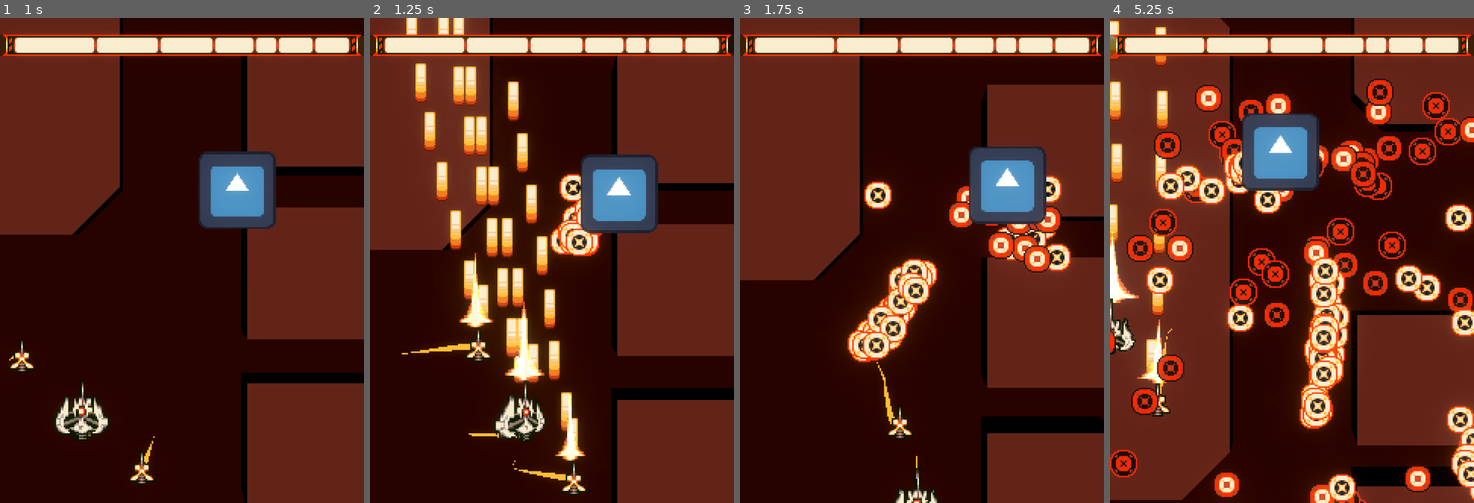
Above: before the commit, frames 1-4 (left to right).
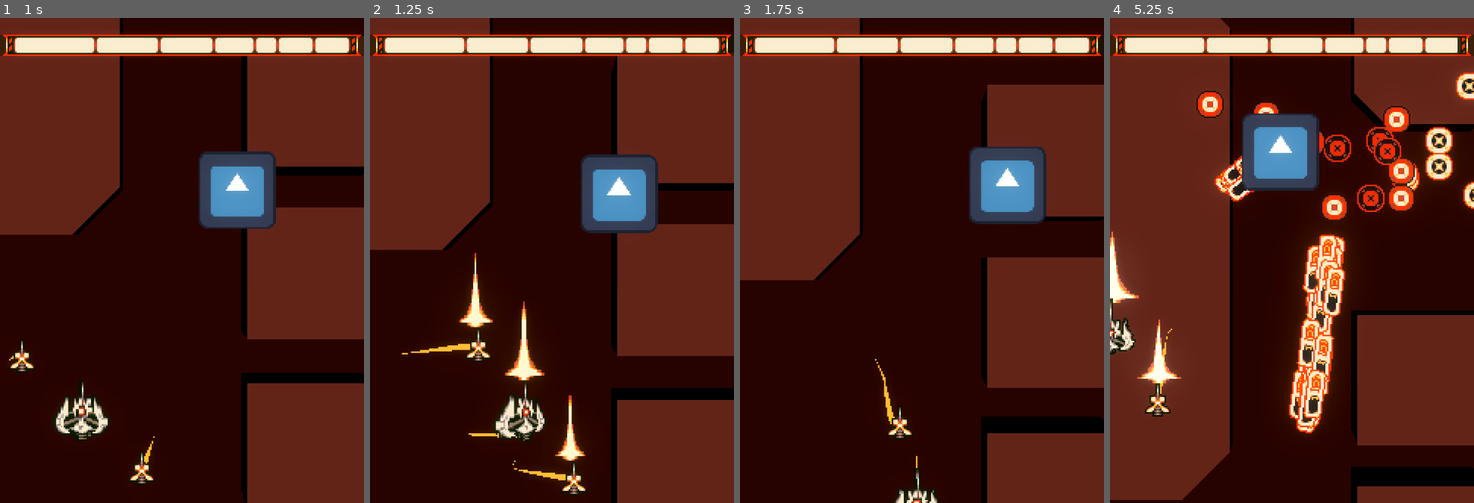
Above: after the commit, the same moments.

Repository: Aeterasu/GWJ97
Game: Godot game, scene res://main/main.tscn
Two runs of this game, one before a commit and one after it. Both use one fixed random seed, a clock stepped at 60 frames per second and the inputs below. The engine's default icon, where the game draws it, is replaced by a stand-in: a white triangle on a blue panel in a dark square.
Inputs (mouse positions are in pixels of both pictures, inside the frame that each line leads up to):
- Up to frame 1 (1 s): tap Enter (ui_accept) at 0.5, 0.77 s; move the mouse to (262, 236) at 0.52 s; hold D (player_input_right) from 0.53 s (still down); hold J (player_input_action_1) from 0.53 s (still down); click (262, 236) at 0.67 s
- Up to frame 2 (1.25 s): keep holding D (player_input_right); keep holding J (player_input_action_1)
- Up to frame 3 (1.75 s): move the mouse to (849, 284) at 1.27 s; release D (player_input_right) at 1.28 s; release J (player_input_action_1) at 1.28 s; hold S (player_input_down) from 1.28 s (still down); tap K (player_input_action_2) at 1.35 s; tap Enter (ui_accept) at 1.52 s
- Up to frame 4 (5.25 s): move the mouse to (1328, 153) at 2.02 s; release S (player_input_down) at 2.03 s; hold D (player_input_right) 2.03-2.78 s; hold J (player_input_action_1) 2.03-2.78 s; move the mouse to (1273, 357) at 2.77 s; hold W (player_input_up) 2.78-3.53 s; tap K (player_input_action_2) at 2.85, 4.35 s; click (1273, 357) at 2.92 s; tap Enter (ui_accept) at 3.02, 3.77, 4.52 s; move the mouse to (1401, 333) at 3.52 s; hold J (player_input_action_1) 3.53-4.28 s; hold A (player_input_left) 3.53-5.03 s; move the mouse to (1182, 187) at 4.27 s; move the mouse to (1310, 260) at 5.02 s; hold S (player_input_down) from 5.03 s (still down); hold J (player_input_action_1) from 5.03 s (still down); click (1310, 260) at 5.17 s

Frame 1 is identical in both runs. In frame 2, 9.1% of the frame differs, in the area x 10-64%, y 0-90%; in frame 3, 5.7%; in frame 4, 23%, in the area x 0-100%, y 0-100%.

Commit message:
handling of arbitrary bullet atlases

Diff:
--- a/project/bullet/bullet_engine.gd
+++ b/project/bullet/bullet_engine.gd
@@ -1,6 +1,7 @@
 class_name BulletEngine extends Node
 
 @export var max_bullet_count: int = 0
+@export var shape_radius: float = 2.0
 @export var bullet_visual: MultiMeshInstance2D = null
 @export_flags("Default", "Player", "Enemy") var collision_mask: int = 0
 
@@ -20,7 +21,7 @@
 	# physics
 
 	shape_rid = PhysicsServer2D.circle_shape_create()
-	PhysicsServer2D.shape_set_data(shape_rid, 2.0)
+	PhysicsServer2D.shape_set_data(shape_rid, shape_radius)
 
 	# visual
 
@@ -95,7 +96,8 @@
 
 	set_bullet_mesh_position(bullet, position)
 	bullet_visual.multimesh.reset_instance_physics_interpolation(bullet.multimesh_id)
-	bullet_visual.multimesh.set_instance_custom_data(bullet.multimesh_id, Color(fmod(Time.get_ticks_msec() / 1000.0, 3600.0), 0.0, 0.0, 0.0))
+	bullet_visual.multimesh.set_instance_custom_data(bullet.multimesh_id, Color(bullet.skin.atlas_offset.x, bullet.skin.atlas_offset.y, bullet.skin.size.x, bullet.skin.size.y))
+	bullet_visual.multimesh.set_instance_color(bullet.multimesh_id, Color(fmod(Time.get_ticks_msec() / 1000.0, 3600.0), 0.0, 0.0, 0.0))
 
 	PhysicsServer2D.area_set_transform(bullet.area_rid, Transform2D.IDENTITY.translated(bullet.position))
 	PhysicsServer2D.area_set_shape_disabled(bullet.area_rid, 0, false)
@@ -103,4 +105,9 @@
 	active_bullet_count += 1
 
 func set_bullet_mesh_position(bullet: Bullet, position: Vector2) -> void:
-	bullet_visual.multimesh.set_instance_transform_2d(bullet.multimesh_id, Transform2D.IDENTITY.translated(position).scaled_local(bullet.skin.size))
+	var rot: float = 0.0
+
+	if bullet.skin.align_angle:
+		rot = bullet.angle + PI / 2
+
+	bullet_visual.multimesh.set_instance_transform_2d(bullet.multimesh_id, Transform2D.IDENTITY.translated(position).rotated_local(rot).scaled_local(bullet.skin.size))
--- /dev/null
+++ b/project/bullet/bullet_pattern_helper.gd
@@ -0,0 +1,37 @@
+class_name BulletPatternHelper
+
+static func get_angle_to_player(global_pos : Vector2) -> float:
+	var player: Player = Game.get_player()
+
+	if not player:
+		return 0.0
+
+	return -PI / 2 + -global_pos.angle_to_point(player.global_position)
+
+static func get_arc(angle : float, spread : float, count : int) -> Array[float]:
+	var ret: Array[float] = []
+
+	var step = (spread * 2.0) / (count - 1)
+
+	if count <= 1:
+		return [angle]
+
+	for i in count:
+		var angle_mod = -spread + step * i
+		var result_angle = angle + angle_mod
+		ret.append(result_angle)
+
+	return ret
+
+static func fire_circle(angle : float, count : int) -> Array[float]:
+	var ret: Array[float] = []
+
+	if count <= 1:
+		return [angle]
+
+	var step = TAU / float(count)
+	for i in range(count):
+		var angle_mod = step * i
+		ret.append(angle + angle_mod)
+
+	return ret
--- a/project/bullet/bullet_shader.gdshader
+++ b/project/bullet/bullet_shader.gdshader
@@ -7,25 +7,33 @@
 uniform float speed = 8.0;
 
 varying vec4 custom;
+varying vec4 instance_color;
 
 void vertex()
 {
     custom = INSTANCE_CUSTOM;
+	instance_color = COLOR;
 }
 
 void fragment()
 {
+	vec2 offset = vec2(custom.r, custom.g);
+	vec2 size = vec2(custom.b, custom.a);
+
 	int totalFrames = hFrames * vFrames;
 
-	int frame = int((TIME + custom.r) * speed);
+	int frame = int((TIME + instance_color.r) * speed);
 	frame = frame % totalFrames;
 
 	int col = frame % hFrames;
 	int row = frame / hFrames;
 
-	vec2 frameSize = vec2(1.0 / float(hFrames), 1.0 / float(vFrames));
+	vec2 atlasSize = vec2(textureSize(atlas, 0));
 
-	vec2 atlasUV = UV * frameSize + vec2(float(col), float(row)) * frameSize;
+	vec2 frameSizeUV = size / atlasSize;
+	vec2 offsetUV = offset / atlasSize;
+
+	vec2 atlasUV = offsetUV + UV * frameSizeUV + vec2(float(col), float(row)) * frameSizeUV;
 
 	vec4 tex = texture(atlas, atlasUV);
 
--- a/project/bullet/skin/enemy_bullet_long.tres
+++ b/project/bullet/skin/enemy_bullet_long.tres
@@ -4,4 +4,7 @@
 
 [resource]
 script = ExtResource("1_ff5yd")
+size = Vector2(14, 34)
+atlas_offset = Vector2(0, 20)
+align_angle = true
 metadata/_custom_type_script = "uid://cnhr5ggnp7gby"
--- a/project/bullet/skin/enemy_bullet_medium.tres
+++ /dev/null
@@ -1,7 +0,0 @@
-[gd_resource type="Resource" script_class="BulletSkin" format=3 uid="uid://be03nbbjdoi35"]
-
-[ext_resource type="Script" uid="uid://cnhr5ggnp7gby" path="res://bullet/bullet_skin.gd" id="1_pnm0b"]
-
-[resource]
-script = ExtResource("1_pnm0b")
-metadata/_custom_type_script = "uid://cnhr5ggnp7gby"
--- a/project/enemy/test_enemy.gd
+++ b/project/enemy/test_enemy.gd
@@ -3,11 +3,11 @@
 var time: float = 0.0
 
 var fire_rate: float = 1.0
-var fire_time_left: float = 1.0
+var fire_time_left: float = 4.0
 
 # woah! ugly ugliness :)
 var fire_rate_2: float = 0.3
-var fire_time_left_2: float = 1.0
+var fire_time_left_2: float = 4.0
 
 func _physics_process(delta: float) -> void:
 	time += delta * 1.25
@@ -29,12 +29,12 @@
 	for i in 36:
 		var pos = Vector2.from_angle(TAU * randf()) * randf() * 8.0
 		var speed = randf_range(96.0, 180.0)
-		bullet_engine.fire_bullet(global_position + pos, global_position.angle_to_point(Game.get_player().global_position), speed, BulletSkin.Type.ENEMY_BULLET_SMALL)
+		bullet_engine.fire_bullet(global_position + pos, global_position.angle_to_point(Game.get_player().global_position), speed, BulletSkin.Type.ENEMY_BULLET_LONG)
 
 	fire_time_left = fire_rate
 
 func fire_2() -> void:
-	for i in 8:
+	for i in 6:
 		var pos = Vector2.from_angle(TAU * randf()) * randf() * 16.0
 		var speed = randf_range(44.0, 90.0)
 		bullet_engine.fire_bullet(global_position + pos, PI / 2.0 + randf_range(-PI / 2.0, PI / 2.0), speed, BulletSkin.Type.ENEMY_BULLET_SMALL)
--- a/project/game/game_container.tscn
+++ b/project/game/game_container.tscn
@@ -1,20 +1,25 @@
 [gd_scene format=3 uid="uid://cbfg4k62burec"]
 
 [ext_resource type="Script" uid="uid://dsn2rdoa26phn" path="res://game/game.gd" id="1_q4ejq"]
+[ext_resource type="Script" uid="uid://cm7708ogl281p" path="res://bullet/bullet_skin_manager.gd" id="2_ijhnq"]
 [ext_resource type="Script" uid="uid://dbaxnfdbt6cyt" path="res://game/game_sequencer.gd" id="2_oryes"]
 [ext_resource type="Script" uid="uid://llf5q5lfma04" path="res://backdrop/3d_backdrop.gd" id="3_lw3qe"]
+[ext_resource type="Script" uid="uid://cnhr5ggnp7gby" path="res://bullet/bullet_skin.gd" id="3_yke4u"]
 [ext_resource type="Script" uid="uid://c0dqn8ky0me73" path="res://pattern/flavor/pattern_flavor.gd" id="3_ysh17"]
+[ext_resource type="Resource" uid="uid://gfyg5kwmpnkp" path="res://bullet/skin/enemy_bullet_small.tres" id="4_07ulu"]
 [ext_resource type="Resource" uid="uid://c4wk0a2wym7o5" path="res://pattern/flavor/flavor_1.tres" id="4_to2kc"]
 [ext_resource type="ArrayMesh" uid="uid://b3yur11e2x152" path="res://backdrop/mesh/backdrop_base.obj" id="4_ysh17"]
+[ext_resource type="Resource" uid="uid://dca7kp5a3c0ng" path="res://bullet/skin/player_bullet_default.tres" id="5_1cebb"]
 [ext_resource type="Resource" uid="uid://ca0xsbul6o6q7" path="res://pattern/flavor/flavor_2.tres" id="5_ino1g"]
 [ext_resource type="Script" uid="uid://dpcpbpske8jii" path="res://bullet/bullet_engine.gd" id="5_wurgr"]
 [ext_resource type="Resource" uid="uid://qoa7yb5l2iud" path="res://pattern/flavor/flavor_3.tres" id="6_gts4h"]
+[ext_resource type="Resource" uid="uid://cu1imy27jfa6v" path="res://bullet/skin/enemy_bullet_long.tres" id="6_kjv07"]
 [ext_resource type="Texture2D" uid="uid://cag6n42kgn62k" path="res://bullet/texture/texture_player_bullet.png" id="6_m0o61"]
 [ext_resource type="Resource" uid="uid://u77hjgf5b1xn" path="res://pattern/flavor/flavor_4.tres" id="7_j7fm5"]
 [ext_resource type="PackedScene" uid="uid://bjvwqcehq80f5" path="res://player/player.tscn" id="7_mp07y"]
 [ext_resource type="Resource" uid="uid://0kwc7tjajnl" path="res://pattern/flavor/flavor_5.tres" id="8_1vxhs"]
 [ext_resource type="Shader" uid="uid://brnm1dduy7bpo" path="res://bullet/bullet_shader.gdshader" id="8_wkyfq"]
-[ext_resource type="Texture2D" uid="uid://ca8qamvsoarpw" path="res://bullet/texture/texture_enemy_bullet_small.png" id="9_ag8gt"]
+[ext_resource type="Texture2D" uid="uid://ca8qamvsoarpw" path="res://bullet/texture/texture_enemy_bullet.png" id="9_ag8gt"]
 [ext_resource type="Resource" uid="uid://tbkoqcc0igv0" path="res://pattern/flavor/flavor_6.tres" id="9_bybv3"]
 [ext_resource type="Resource" uid="uid://cg3iiieqxuqqs" path="res://pattern/flavor/flavor_7.tres" id="10_y7kwi"]
 [ext_resource type="Script" uid="uid://16mvw7i2q77s" path="res://pattern/pattern.gd" id="11_j7fm5"]
@@ -42,6 +47,7 @@
 size = Vector2(9, -28)
 
 [sub_resource type="MultiMesh" id="MultiMesh_dxrkv"]
+use_colors = true
 use_custom_data = true
 mesh = SubResource("QuadMesh_dakft")
 
@@ -56,6 +62,7 @@
 size = Vector2(1, -1)
 
 [sub_resource type="MultiMesh" id="MultiMesh_y36n6"]
+use_colors = true
 use_custom_data = true
 mesh = SubResource("QuadMesh_u5opy")
 
@@ -89,6 +96,15 @@
 game_sequencer = NodePath("GameSequencer")
 player = NodePath("Player")
 ui_root = NodePath("../../UI")
+
+[node name="BulletSkinManager" type="Node" parent="SubViewport/Game" unique_id=1300980304]
+script = ExtResource("2_ijhnq")
+skins = Dictionary[int, ExtResource("3_yke4u")]({
+100: ExtResource("4_07ulu"),
+102: ExtResource("6_kjv07"),
+200: ExtResource("5_1cebb")
+})
+metadata/_custom_type_script = "uid://cm7708ogl281p"
 
 [node name="GameSequencer" type="Node" parent="SubViewport/Game" unique_id=1424656608 node_paths=PackedStringArray("animation_player", "patterns", "enemy_bullet_engine")]
 script = ExtResource("2_oryes")
@@ -157,6 +173,7 @@
 [node name="PlayerBulletEngine" type="Node" parent="SubViewport/Game" unique_id=297898871 node_paths=PackedStringArray("bullet_visual")]
 script = ExtResource("5_wurgr")
 max_bullet_count = 1024
+shape_radius = 8.0
 bullet_visual = NodePath("../PlayerBulletVisual")
 collision_mask = 4
 metadata/_custom_type_script = "uid://dpcpbpske8jii"
--- a/project/main/main.tscn
+++ b/project/main/main.tscn
@@ -5,11 +5,7 @@
 [ext_resource type="Script" uid="uid://upphqgb3vovy" path="res://audio/audio_manager.gd" id="2_3wy1v"]
 [ext_resource type="Script" uid="uid://dtytuvraaohro" path="res://audio/bgm_manager.gd" id="3_kfbq2"]
 [ext_resource type="FontFile" uid="uid://cuavx05ndjw5g" path="res://font/m3x6.ttf" id="4_4dugh"]
-[ext_resource type="Script" uid="uid://cm7708ogl281p" path="res://bullet/bullet_skin_manager.gd" id="5_0i4oc"]
 [ext_resource type="Script" uid="uid://cmfa1d5fwckcb" path="res://util/ui/colored_fps_counter.gd" id="5_67ri8"]
-[ext_resource type="Script" uid="uid://cnhr5ggnp7gby" path="res://bullet/bullet_skin.gd" id="6_bsumw"]
-[ext_resource type="Resource" uid="uid://gfyg5kwmpnkp" path="res://bullet/skin/enemy_bullet_small.tres" id="7_fwcvl"]
-[ext_resource type="Resource" uid="uid://dca7kp5a3c0ng" path="res://bullet/skin/player_bullet_default.tres" id="8_bsumw"]
 
 [sub_resource type="Environment" id="Environment_3b7yk"]
 background_mode = 3
@@ -45,18 +41,11 @@
 script = ExtResource("3_kfbq2")
 metadata/_custom_type_script = "uid://dtytuvraaohro"
 
-[node name="BulletSkinManager" type="Node" parent="." unique_id=1739279889]
-script = ExtResource("5_0i4oc")
-skins = Dictionary[int, ExtResource("6_bsumw")]({
-100: ExtResource("7_fwcvl"),
-200: ExtResource("8_bsumw")
-})
-metadata/_custom_type_script = "uid://cm7708ogl281p"
-
 [node name="GameLayer" type="CanvasLayer" parent="." unique_id=796037030]
 
 [node name="Control" type="Control" parent="GameLayer" unique_id=1806251826]
 layout_mode = 3
+anchors_preset = 13
 anchor_left = 0.5
 anchor_right = 0.5
 anchor_bottom = 1.0
--- a/project/project.godot
+++ b/project/project.godot
@@ -27,8 +27,8 @@
 window/size/viewport_height=320
 window/size/initial_position=Vector2i(240, 320)
 window/size/always_on_top=true
-window/size/window_width_override=720
-window/size/window_height_override=960
+window/size/window_width_override=480
+window/size/window_height_override=640
 window/stretch/mode="canvas_items"
 window/stretch/aspect="expand"
 window/vsync/vsync_mode=0
Not shown, added: project/bullet/bullet_pattern_helper.gd.uid
Binary file added: project/bullet/texture/texture_enemy_bullet.png
Not shown, changed: project/bullet/texture/texture_enemy_bullet.png.import
Binary file removed: project/bullet/texture/texture_enemy_bullet_small.png
Binary file added: project/enemy/texture/texture_enemy_placeholder.png
Not shown, added: project/enemy/texture/texture_enemy_placeholder.png.import
Not shown, added: project/bullet/texture/texture_enemy_bullet_small.png~
